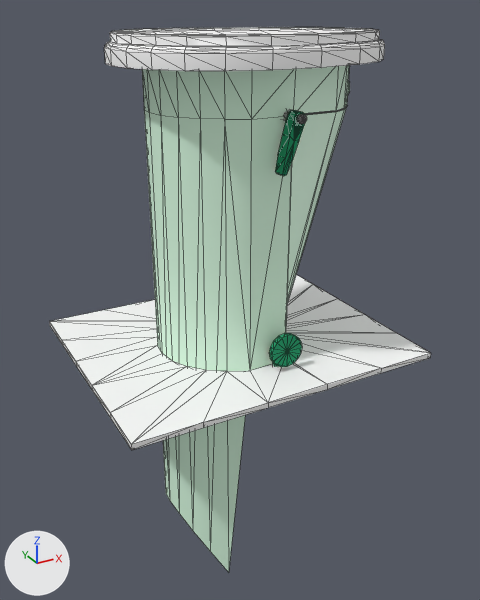
What one commit did to the glTF model Assets/Toilet/Toilet_Visible.glb.
Both versions are drawn from a 50 mm lens placed at (-0.0493, -0.0991, 0.0576), pointed at (0.0054, 0.0004, 0.0079). Arrows for +X, +Y and +Z are at lower left; the lights stay in place. Mesh edges are drawn as thin lines. Vertices at the same position are counted once.

Script lines for the objects in view, before the commit:
```python
me_cylinder_001 = bpy.data.meshes.new('Cylinder.001')
me_cylinder_001.from_pydata(...)  # 669 vertices, 1136 faces; spans x -0.0282..0.0284, y -0.0231..0.0231, z -0.0458..0.0534
# faces by material slot: [564, 151, 239, 182]
me_cylinder_001.materials.append(mat_white_semigloss)  # white #ffffff
me_cylinder_001.materials.append(mat_mint_semigloss)  # white #ddffe6
me_cylinder_001.materials.append(mat_metal_aluminum)  # grey #adadad
me_cylinder_001.materials.append(mat_emerald_matte)  # green #0a9764
ob_toilet_simple = bpy.data.objects.new('Toilet_Simple', me_cylinder_001)
ob_toilet_simple.location = (0.0031, 0.0, 0.001)
```
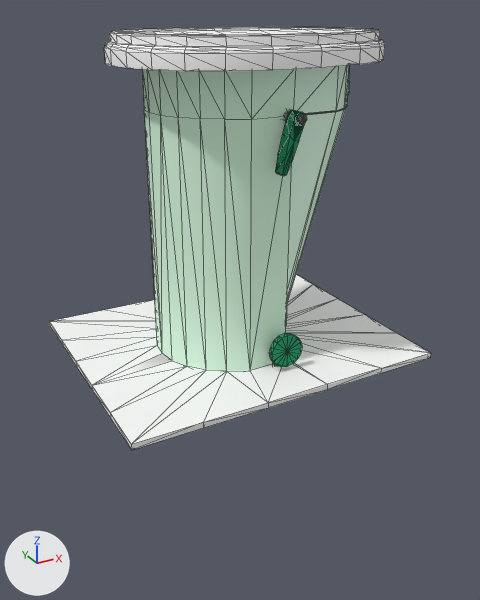
The newer file is also rescaled (x10.0), turned or shifted as a whole; pictures and numbers use the older file's frame.

Where the change shows, as pixel boxes [x1, y1, x2, y2] in the pictures (480 x 600 px; the box of a moved part takes in the faces that stretch with it):
'Toilet_Simple', reshaped (22% shorter): before [49, 27, 431, 572]; after [49, 27, 431, 450]
part 1 of me_cylinder_001, moved or reshaped: before [62, 30, 384, 572]; after [62, 30, 384, 385]

The change, as a list of edits to the scene's bpy script:
```text
Change me_cylinder_001:
    used by ob_toilet_simple; location = (0.0031, 0.0, 0.001)
    remove me_cylinder_001.from_pydata(...)  # 669 vertices, 1136 faces; spans x -0.0282..0.0284, y -0.0231..0.0231, z -0.0458..0.0534
    add me_cylinder_001.from_pydata(...)  # 622 vertices, 1155 faces; spans x -0.0282..0.0284, y -0.0231..0.0231, z -0.006..0.0534
    me_cylinder_001 part 1
    45 vertices are removed from x -0.0177..0.0263, y -0.0167..0.0164, z -0.0458..0.0519
    173 faces are deleted
    2 vertices are added at (-0.0119, 0.0064, 0.0), (-0.0133, 0.0033, 0.0)
    138 new faces join them, mat_white_semigloss (white #ffffff)
    48 new faces join them, mat_mint_semigloss (white #ddffe6)
    8 new faces join them, mat_emerald_matte (green #0a9764)
```
